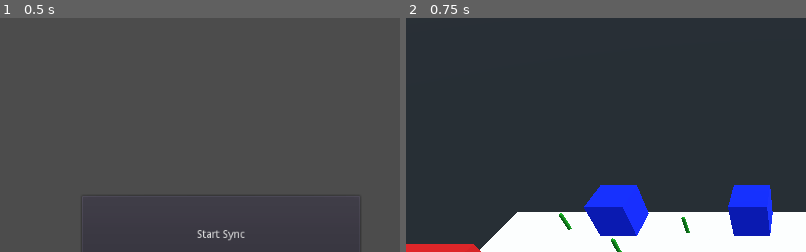
Above: before the commit, frames 1-2 (left to right).
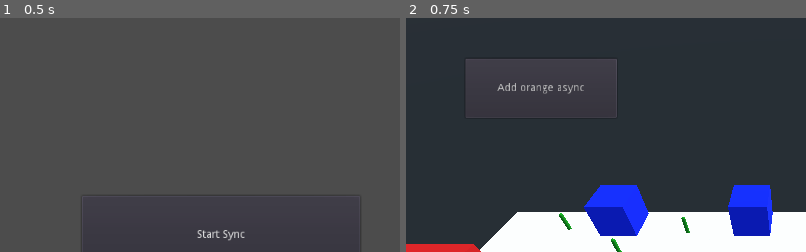
Above: after the commit, the same moments.

Repository: ImmersiveRPG/GodotAsyncLoader
Game: Godot game, scene res://examples/Start/Start.tscn
Two runs of this game, one before a commit and one after it. Both use one fixed random seed, a clock stepped at 60 frames per second and the inputs below.
Inputs:
- Up to frame 1 (0.5 s): no input
- Up to frame 2 (0.75 s): click "Start Sync" at 0.5 s
The pictures show only the part of the screen within x 0-50%, y 0-50%; the shares and areas given below are measured in that part.

Frame 1 is identical in both runs. In frame 2, 0.7% of the frame differs, in the area x 15-53%, y 17-43%.

Commit message:
Added button that adds oranges async

Diff:
--- a/examples/NPC/NPC.gd
+++ b/examples/NPC/NPC.gd
@@ -55,3 +55,22 @@
 		Global._rng.randf_range(0.0, 0.0),
 		Global._rng.randf_range(-r, r)
 	)
+
+
+func _on_add_orange_async_pressed() -> void:
+	var r := 100.0
+	var pos := Vector3(
+		rand_range(-r, r),
+		20.0,
+		rand_range(-r, r)
+	)
+
+	# Instance scene asynchronously and send to callback
+	var target = get_tree().get_current_scene()
+	var scene_file := "res://examples/Items/Orange/Orange.tscn"
+	SceneLoader.load_scene_async_with_cb(target, scene_file, pos, true, funcref(self, "on_orange_loaded"), {})
+
+func on_orange_loaded(path : String, instance : Node, pos : Vector3, is_pos_global : bool, data : Dictionary) -> void:
+	var target = get_tree().get_current_scene()
+	instance.transform.origin = pos
+	target.add_child(instance)
--- a/examples/World/World.tscn
+++ b/examples/World/World.tscn
@@ -256,3 +256,12 @@
 
 [node name="DirectionalLight" type="DirectionalLight" parent="."]
 transform = Transform( -0.238106, -0.652098, 0.719773, -0.254325, 0.757091, 0.601774, -0.93735, -0.0397703, -0.346113, 375, 508, -383 )
+
+[node name="ButtonAddOrangeAsync" type="Button" parent="."]
+margin_left = 76.0
+margin_top = 52.0
+margin_right = 270.0
+margin_bottom = 128.0
+text = "Add orange async"
+
+[connection signal="pressed" from="ButtonAddOrangeAsync" to="NPC" method="_on_add_orange_async_pressed"]
